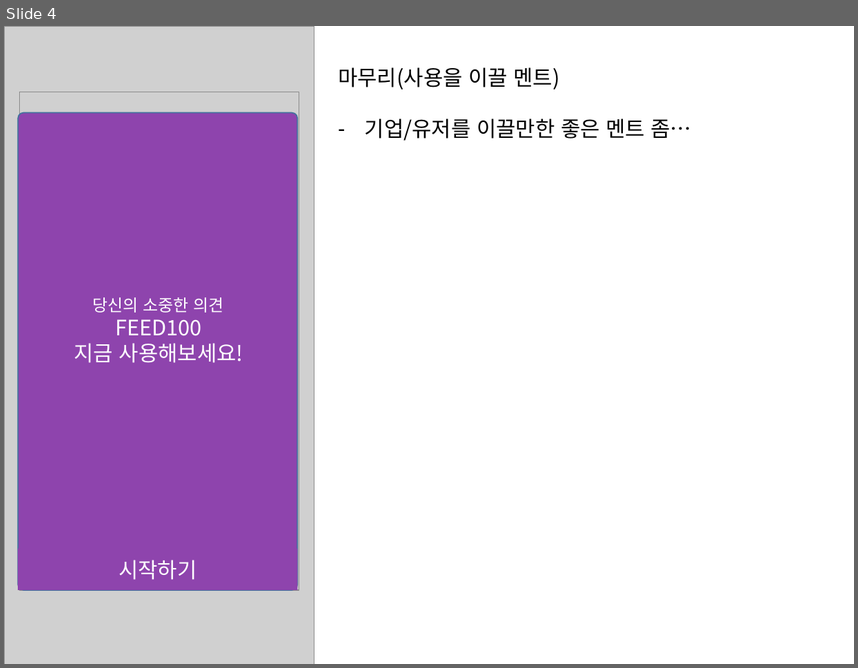
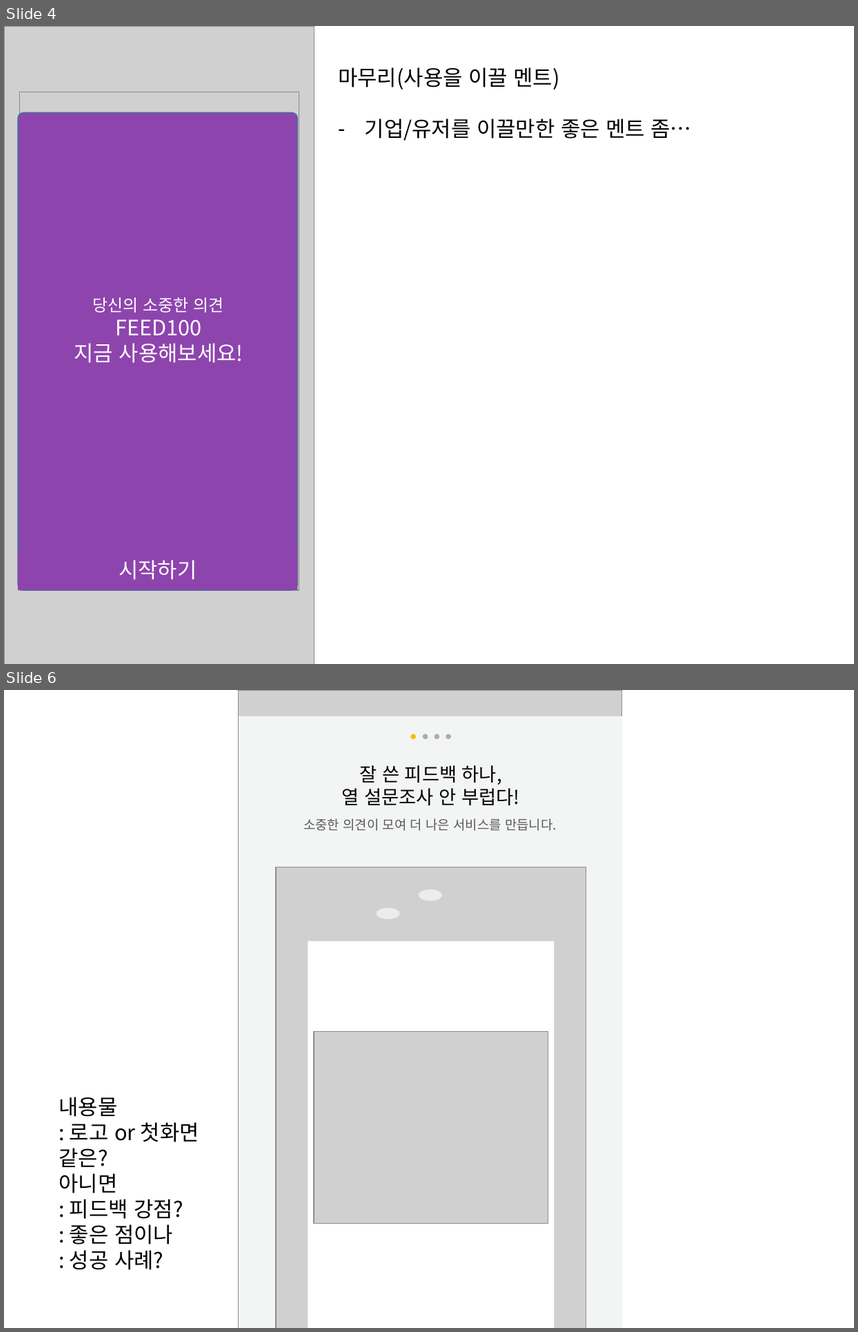
Before and after one commit to drkim0830/feed100, a slide deck: 앱소개.pptx. Shown one above the other, each under a label of ours: slide 4 before the commit, slides 4 and 6 after it; the slides between them are not shown. The pictures are 858x668 and 858x1332 pixels, drawn with LibreOffice and Linux fonts; fonts in the diff are those of the drawing; grey boxes stand for pictures. Boxes give left, top, right and bottom in pixels: in the first picture for what was removed or moved away, otherwise in the second. Text is boxed around its words. In the diff, an @@ line names an element or a change of style, - is before the commit and + after.

```diff
--- a/앱소개.pptx
+++ b/앱소개.pptx
@@ slide 6 added at (x1=4, y1=690, x2=854, y2=1328), background #FFFFFF @@
@@ picture added at (x1=239, y1=690, x2=623, y2=1328) @@
@@ rectangle added at (x1=239, y1=716, x2=623, y2=1328), fill #F3F5F4 @@
@@ group added at (x1=411, y1=734, x2=451, y2=739): 4 ellipses @@
@@ text added at (x1=342, y1=765, x2=519, y2=806), 16 pt, text #000000 @@
+잘 쓴 피드백 하나,
+열 설문조사 안 부럽다!
@@ text added at (x1=303, y1=818, x2=557, y2=831), 11 pt, text #595959 @@
+소중한 의견이 모여 더 나은 서비스를 만듭니다.
@@ picture added at (x1=276, y1=867, x2=586, y2=1328) @@
@@ ellipse added at (x1=419, y1=889, x2=443, y2=900), fill #ECECEC @@
@@ ellipse added at (x1=377, y1=907, x2=400, y2=918), fill #ECECEC @@
@@ rectangle added at (x1=308, y1=940, x2=554, y2=1328), fill #FFFFFF @@
@@ picture added at (x1=313, y1=1031, x2=547, y2=1223) @@
@@ text added at (x1=59, y1=1096, x2=199, y2=1270), 18 pt, text #000000 @@
+내용물
+: 로고 or 첫화면 같은?
+아니면
+: 피드백 강점?
+: 좋은 점이나
+: 성공 사례?
```
Also in this commit, not shown: 2 slides changed, 3 other slides added.
